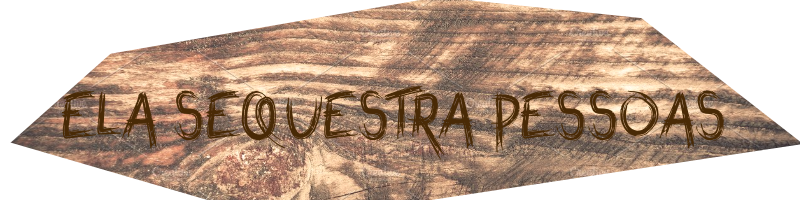
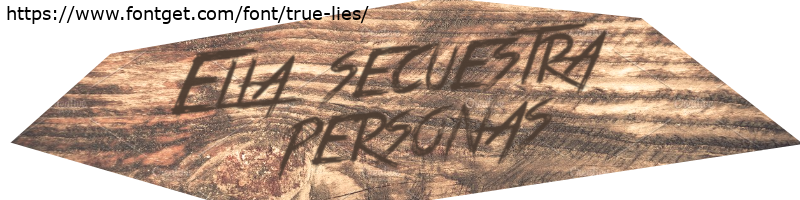
Two versions of the same layered image (800 x 200). Layer-by-layer changes:
added layer "url" above "spanish" over left=7, top=6, right=369, bottom=24
added layer "spanish" above "scrawl" over left=169, top=21, right=608, bottom=182
hid "scrawl" over left=62, top=86, right=724, bottom=160
